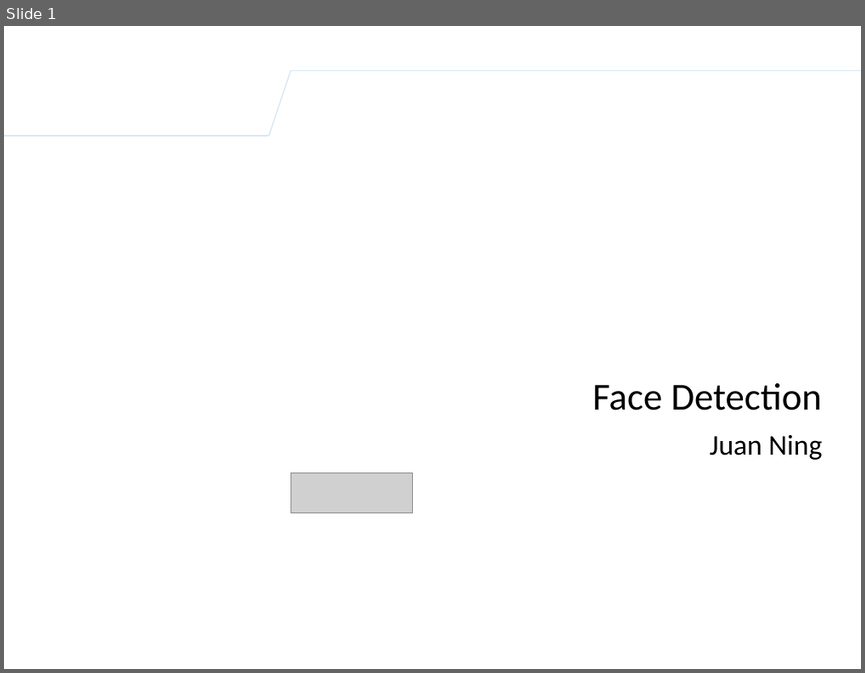
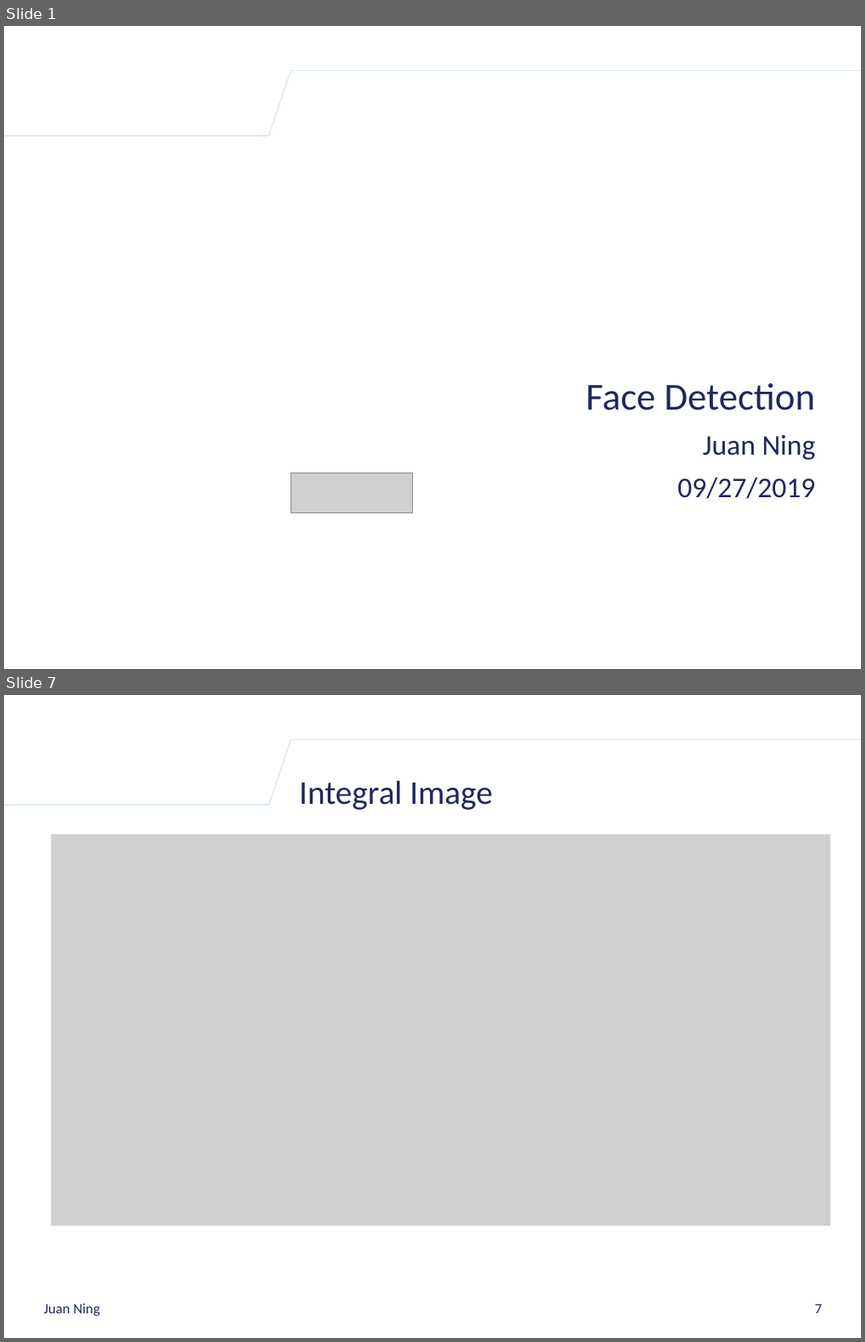
Before and after one commit to k-ning/SHARING, a slide deck: AdaBoost_Algorithm_Presentation.pptx. Shown one above the other, each under a label of ours: slide 1 before the commit, slides 1 and 7 after it; the slides between them are not shown. The pictures are 865x673 and 865x1342 pixels, drawn with LibreOffice and Linux fonts; fonts in the diff are those of the drawing; grey boxes stand for pictures; background and template pictures are left out. Boxes give left, top, right and bottom in pixels: in the first picture for what was removed or moved away, otherwise in the second. Text is boxed around its words. In the diff, an @@ line names an element or a change of style, - is before the commit and + after.

```diff
--- a/AdaBoost_Algorithm_Presentation.pptx
+++ b/AdaBoost_Algorithm_Presentation.pptx
@@ slide 7 added at box(4, 695, 861, 1338), background #FFFFFF; not listed: 3 template elements that a slide beside it also shows @@
@@ title added at box(299, 780, 492, 810), 28 pt, text #20275D @@
+Integral Image
@@ picture added at box(51, 834, 831, 1225) @@
@@ text added at box(44, 1303, 100, 1315), 12 pt, text #20275D @@
+Juan Ning
@@ page number added at box(815, 1304, 822, 1313), 12 pt, text #20275D @@
+7
@@ slide 1 changed as well @@
@@ text "Face Detection": place and size @@
-text "Face Detection" at box(592, 383, 822, 460)
+text "Face Detection" at box(585, 383, 816, 499)
@@ text at box(585, 383, 816, 460): text colour #000000 to #20275D in "Face Detection", "Juan Ning" @@
@@ text at box(677, 476, 815, 499): paragraph added @@
+09/27/2019
```
Also in this commit, not shown: 7 other slides changed, 7 other slides added, 1 slide removed.
